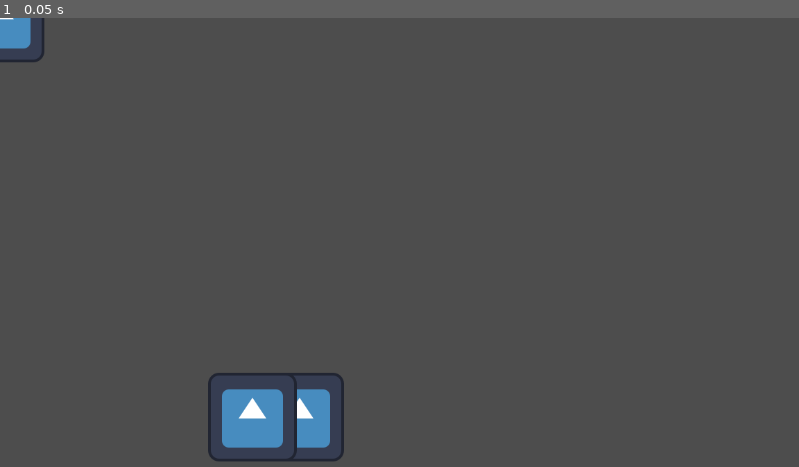
Above: before the commit, frame 1.
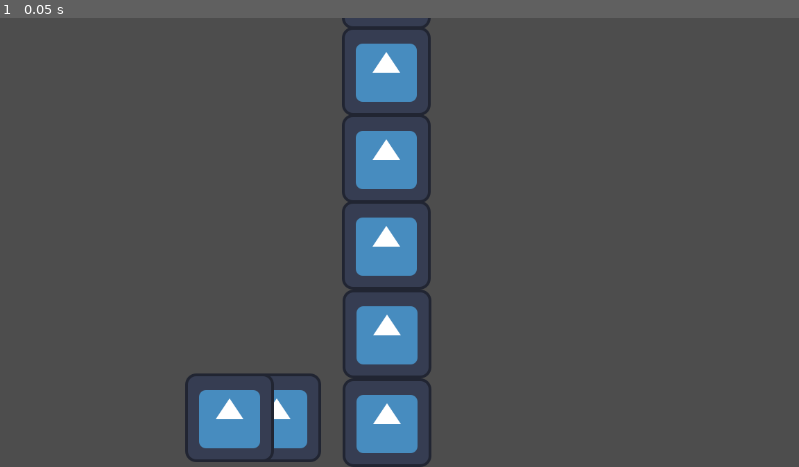
Above: after the commit, the same moment.

Repository: giovanemachado/timbergdtman
Game: Godot game, scene res://src/Main.tscn
Two runs of this game, one before a commit and one after it. Both use one fixed random seed, a clock stepped at 60 frames per second and the inputs below. The engine's default icon, where the game draws it, is replaced by a stand-in: a white triangle on a blue panel in a dark square.
Inputs:
- Up to frame 1 (0.05 s): no input

The runs differ from the first frame. In frame 1, 8.4% of the frame differs, in the area x 0-54%, y 0-100%.

Commit message:
fix animation bug, start to setup for tuck spawner

Diff:
--- a/src/Main.tscn
+++ b/src/Main.tscn
@@ -6,21 +6,43 @@
 [ext_resource type="Texture2D" uid="uid://d0ip05whua6kq" path="res://icon.svg" id="4_iqxdf"]
 
 [node name="Main" type="Node2D"]
+metadata/_edit_vertical_guides_ = [561.0]
 
 [node name="Tree" type="Node2D" parent="." node_paths=PackedStringArray("TreeSpawn")]
 script = ExtResource("1_ehffe")
-TreeSpawn = NodePath("")
+TreeTuck = ExtResource("2_pa2co")
+TreeSpawn = NodePath("TreePosition")
+CurrentTucks = Array[Node]([null])
+
+[node name="TreePosition" type="Marker2D" parent="Tree"]
+position = Vector2(557, -175)
 
 [node name="TreeTuck" parent="Tree" instance=ExtResource("2_pa2co")]
+position = Vector2(558, 584)
 
-[node name="TreePosition" type="Marker2D" parent="Tree"]
-position = Vector2(541, 220)
+[node name="TreeTuck2" parent="Tree" instance=ExtResource("2_pa2co")]
+position = Vector2(558, 456)
+
+[node name="TreeTuck3" parent="Tree" instance=ExtResource("2_pa2co")]
+position = Vector2(557, 328)
+
+[node name="TreeTuck4" parent="Tree" instance=ExtResource("2_pa2co")]
+position = Vector2(557, 203)
+
+[node name="TreeTuck5" parent="Tree" instance=ExtResource("2_pa2co")]
+position = Vector2(557, 77)
+
+[node name="TreeTuck6" parent="Tree" instance=ExtResource("2_pa2co")]
+position = Vector2(557, -48)
+
+[node name="TreeTuck7" parent="Tree" instance=ExtResource("2_pa2co")]
+position = Vector2(557, -174)
 
 [node name="Player" type="Node2D" parent="."]
 script = ExtResource("3_jqo2d")
 
 [node name="TempPlayer" type="Sprite2D" parent="Player"]
-position = Vector2(432, 576)
+position = Vector2(399, 577)
 texture = ExtResource("4_iqxdf")
 
 [node name="TempAxe" type="Sprite2D" parent="Player/TempPlayer"]
--- a/src/tree/TreeTuck.tscn
+++ b/src/tree/TreeTuck.tscn
@@ -150,10 +150,12 @@
 "wrong-hit": SubResource("Animation_k1w2a")
 }
 
-[node name="TreeTuck" type="Sprite2D"]
+[node name="TreeTuck" type="Node2D"]
+
+[node name="Sprite" type="Sprite2D" parent="."]
 texture = ExtResource("1_0sjvc")
 
-[node name="AnimationPlayer" type="AnimationPlayer" parent="."]
+[node name="AnimationPlayer" type="AnimationPlayer" parent="Sprite"]
 libraries = {
 "": SubResource("AnimationLibrary_ewc1w")
 }
--- a/src/tree/tree.gd
+++ b/src/tree/tree.gd
@@ -3,11 +3,14 @@
 @export var TreeTuck: PackedScene
 @export var TreeSpawn: Node2D
 
+@export var CurrentTucks : Array[Node]
+
 # Called when the node enters the scene tree for the first time.
 func _ready():
-#	var treeTuck = TreeTuck.instantiate()
-#	add_child(treeTuck)
-#	treeTuck.position = $TreePosition.position
+	var treeTuck = TreeTuck.instantiate()
+	add_child(treeTuck)
+	treeTuck.position = $TreePosition.position
+	CurrentTucks.append(treeTuck)
 	pass
 
 
@@ -17,4 +20,7 @@
 
 
 func _on_player_hit(cuttingAt):
-	print("cutting at ", cuttingAt)
+	var treeTuck = TreeTuck.instantiate()
+	add_child(treeTuck)
+	treeTuck.position = $TreePosition.position
+	CurrentTucks.append(treeTuck)
Not shown, changed: README.md
